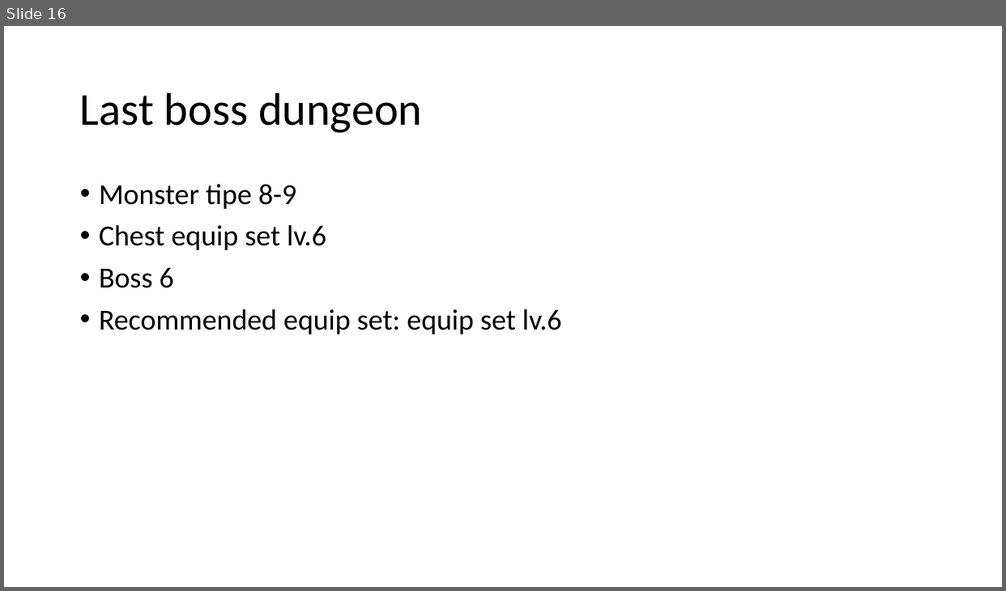
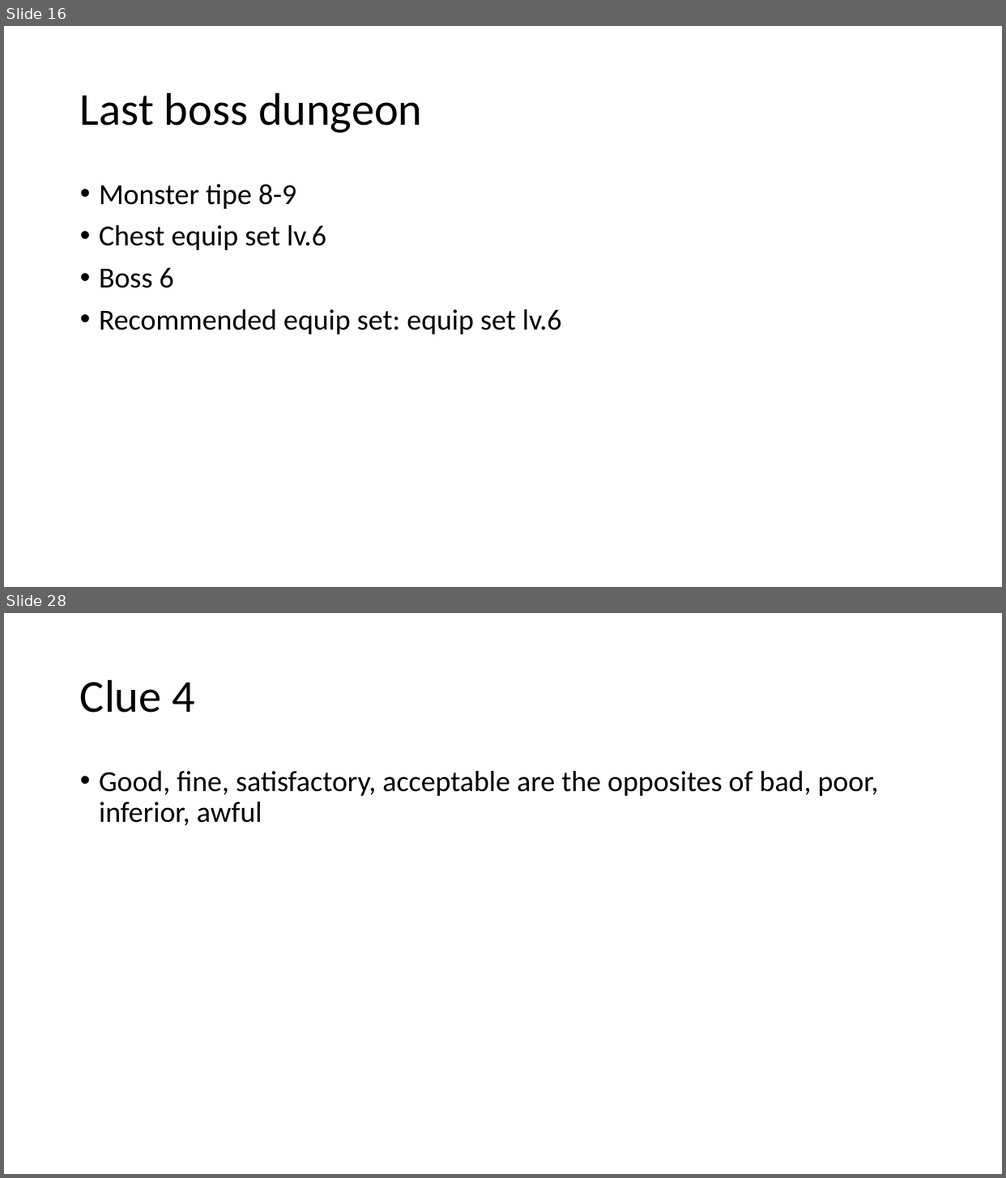
Before and after one commit to nawamkihafahd/PowerOfWisdom, a slide deck: Konsep.pptx. Shown one above the other, each under a label of ours: slide 16 before the commit, slides 16 and 28 after it; the slides between them are not shown. The pictures are 1006x591 and 1006x1178 pixels, drawn with LibreOffice and Linux fonts; fonts in the diff are those of the drawing. Boxes give left, top, right and bottom in pixels: in the first picture for what was removed or moved away, otherwise in the second. Text is boxed around its words. In the diff, an @@ line names an element or a change of style, - is before the commit and + after.

```diff
--- a/Konsep.pptx
+++ b/Konsep.pptx
@@ slide 28 added at bbox=[4, 613, 1002, 1174], background #FFFFFF @@
@@ title added at bbox=[80, 679, 195, 713], 44 pt, text #000000 @@
+Clue 4
@@ text added at bbox=[99, 771, 879, 826], 28 pt, text #000000 @@
+• Good, fine, satisfactory, acceptable are the opposites of bad, poor, inferior, awful
```
Also in this commit, not shown: 1 slide changed, 25 other slides added, 1 other file.
